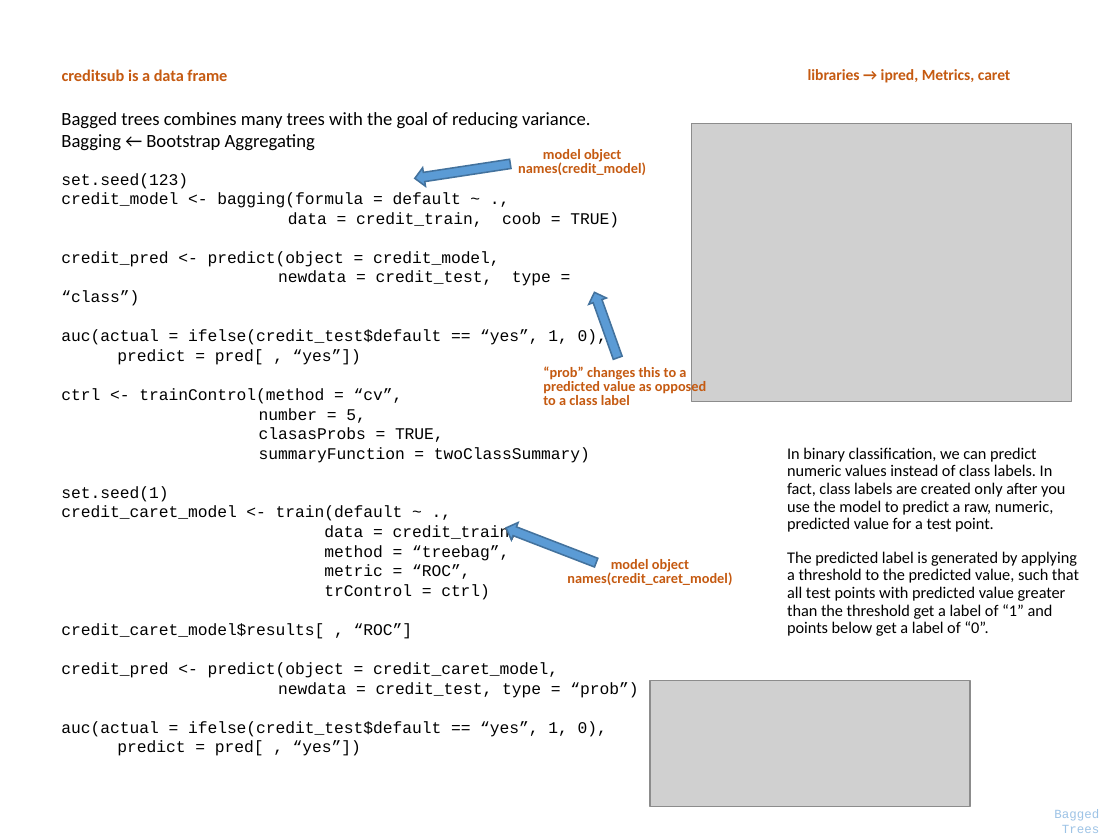
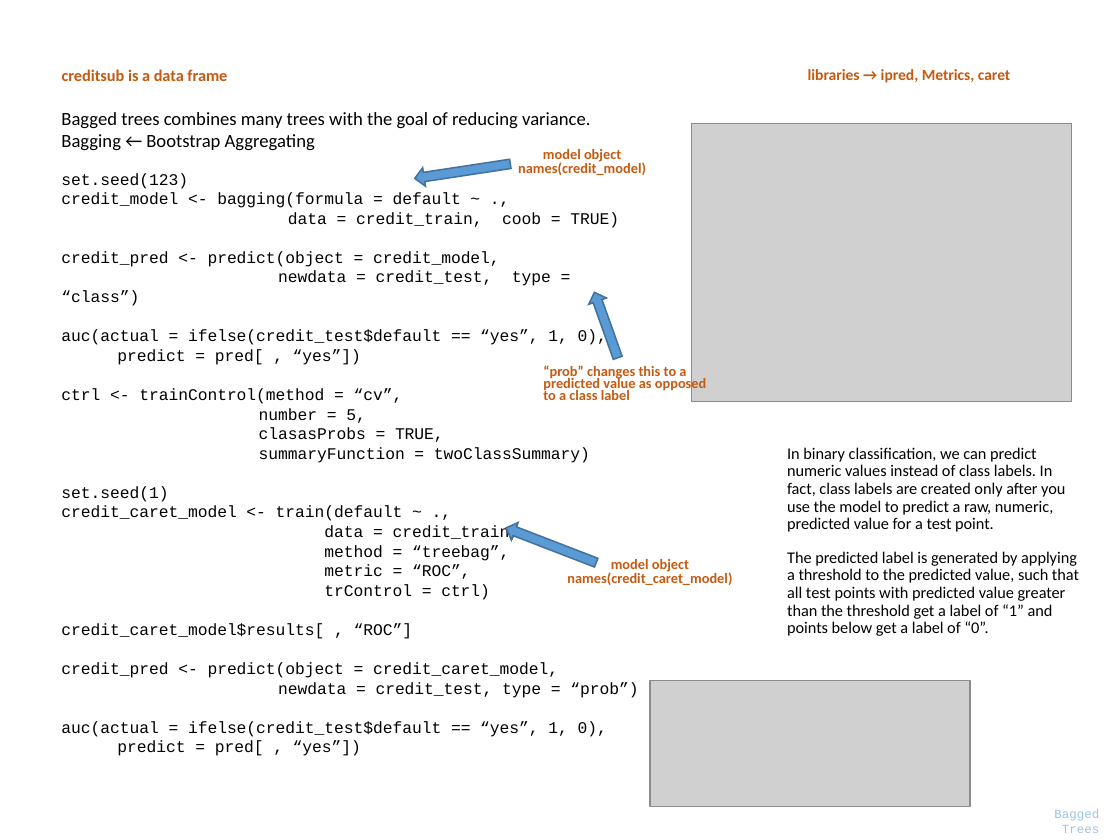
Before and after one commit to parcap/business-education, a slide deck: slide 7 of Track - Machine Learning/Tree-Based-Models-in-R/Tree-Based Model in R.pptx. Drawn at 1120x840 pixels with LibreOffice and Linux fonts; fonts in the diff are those of the drawing; grey boxes stand for pictures. Boxes give left, top, right and bottom in pixels: in the first picture for what was removed or moved away, otherwise in the second. Text is boxed around its words. In the diff, an @@ line names an element or a change of style, - is before the commit and + after.

Commit message:
Updated

```diff
--- a/Track - Machine Learning/Tree-Based-Models-in-R/Tree-Based Model in R.pptx
+++ b/Track - Machine Learning/Tree-Based-Models-in-R/Tree-Based Model in R.pptx
@@ text "“prob” changes this to a ..." at box(543, 365, 706, 400): line spacing 0.8 to 0.7 @@
```
Also in this commit, not shown: 1 other slide changed, 1 slide added.
